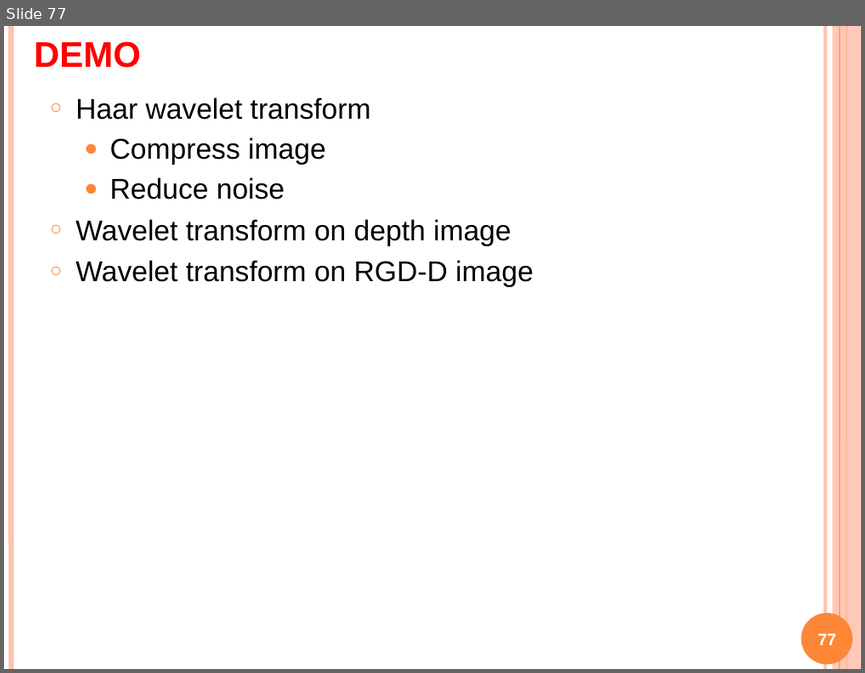
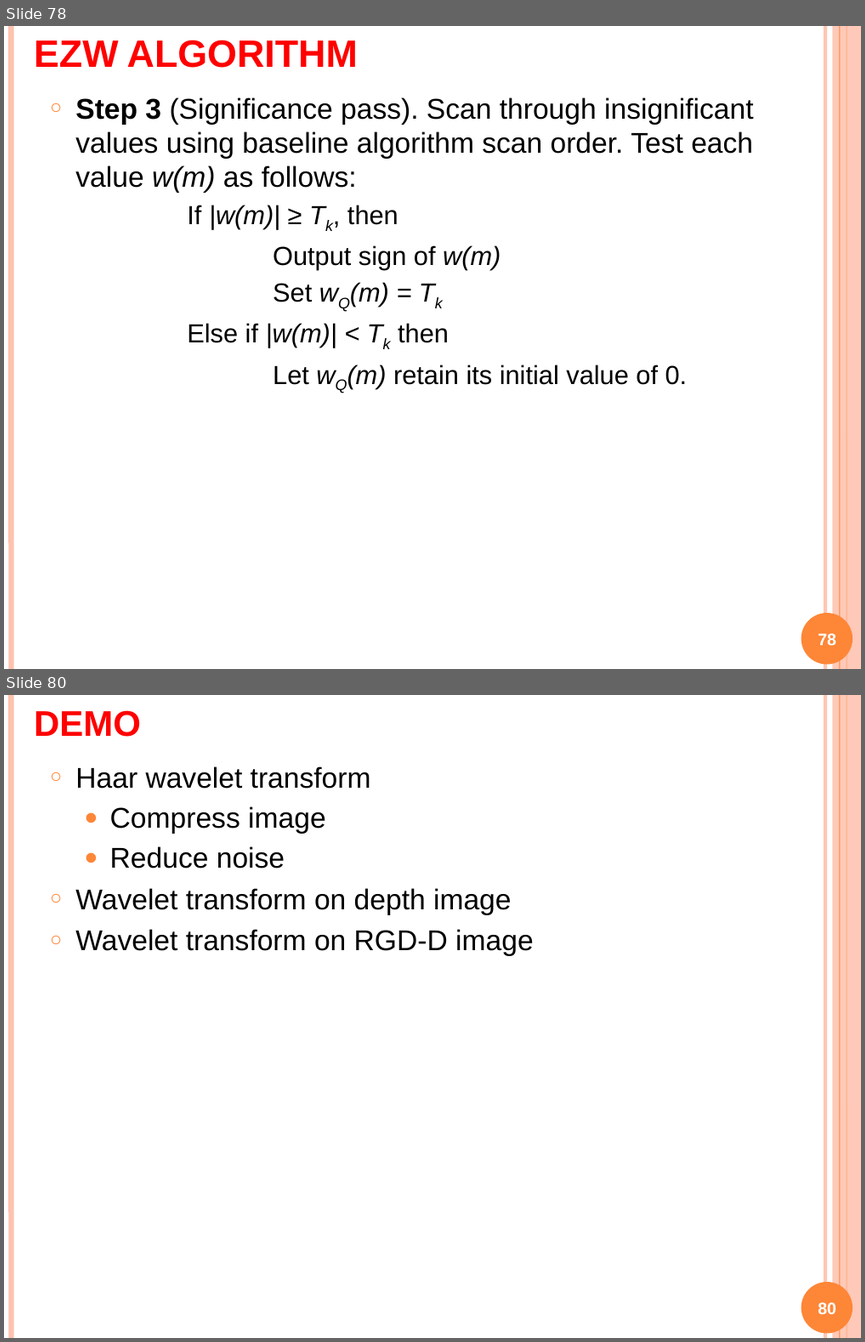
Before and after one commit to Alex7Huynh/dip-g9, a slide deck: 6. PPT/Wavelet transform.pptx. Shown one above the other, each under a label of ours: slide 77 before the commit, slides 78 and 80 after it; the slides between them are not shown. The pictures are 865x673 and 865x1342 pixels, drawn with LibreOffice and Linux fonts; fonts in the diff are those of the drawing. Boxes give left, top, right and bottom in pixels: in the first picture for what was removed or moved away, otherwise in the second. Text is boxed around its words. In the diff, an @@ line names an element or a change of style, - is before the commit and + after.

```diff
--- a/6. PPT/Wavelet transform.pptx
+++ b/6. PPT/Wavelet transform.pptx
@@ slide 78 added at (x1=4, y1=26, x2=861, y2=669), background #FFFFFF; not listed: 6 template elements that a slide beside it also shows @@
@@ title added at (x1=34, y1=40, x2=358, y2=68), 32 pt, text #FF0000, bold, small capitals @@
+EZW ALGORITHM
@@ text added at (x1=75, y1=97, x2=754, y2=388), 24 pt, text #000000 @@
+○ Step 3 (Significance pass). Scan through insignificant values using baseline algorithm scan order. Test each value w(m) as follows:
+          If |w(m)| ≥ Tk, then
+          Output sign of w(m)
+          Set wQ(m) = Tk
+          Else if |w(m)| < Tk then
+          Let wQ(m) retain its initial value of 0.
@@ page number added at (x1=817, y1=633, x2=836, y2=645), 14 pt, text #FFFFFF, bold @@
+78
@@ what was slide 77 is now slide 80 @@
@@ page number at (x1=817, y1=1302, x2=836, y2=1314): text changed @@
-77
+80
```
Also in this commit, not shown: 2 slides changed, 4 other slides added, 2 slides removed, 2 other files.
